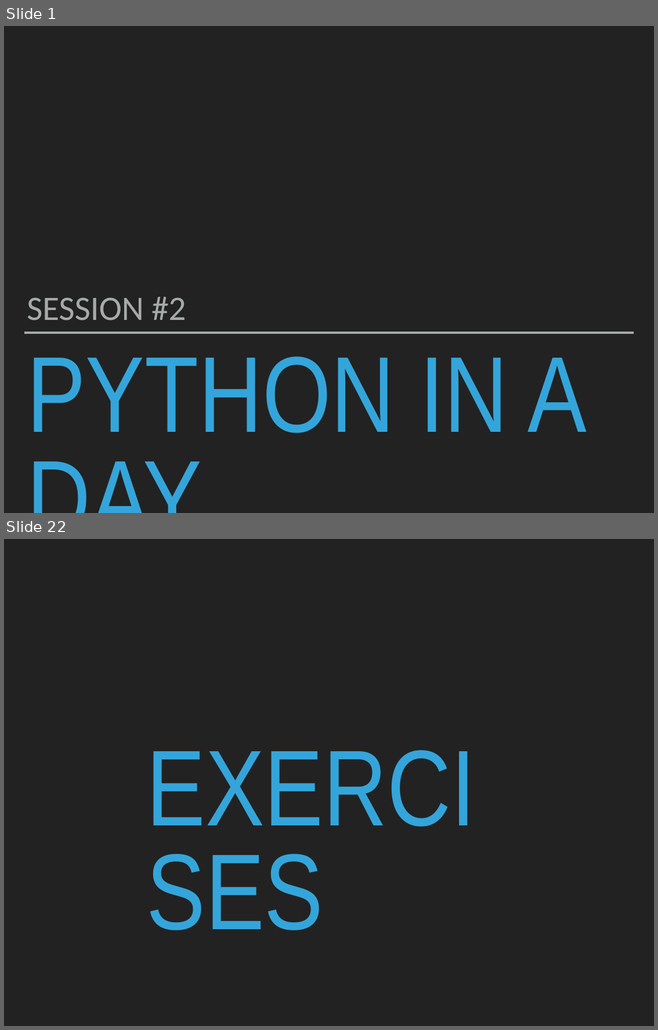
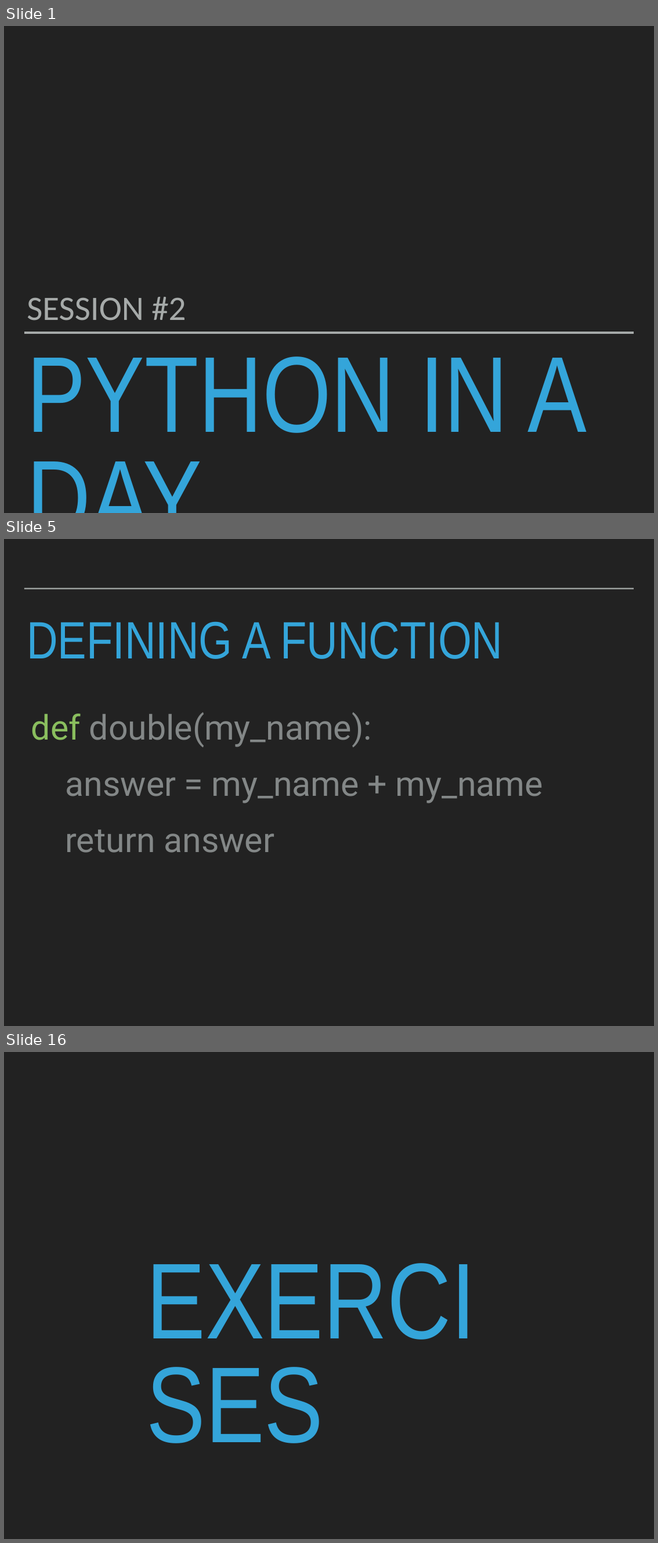
Before and after one commit to robcarrington/PythonInADay, a slide deck: Session2_Slides.pptx. Shown one above the other, each under a label of ours: slides 1 and 22 before the commit, slides 1, 5 and 16 after it; the slides between them are not shown. The pictures are 658x1030 and 658x1543 pixels, drawn with LibreOffice and Linux fonts; fonts in the diff are those of the drawing. Boxes give left, top, right and bottom in pixels: in the first picture for what was removed or moved away, otherwise in the second. Text is boxed around its words. In the diff, an @@ line names an element or a change of style, - is before the commit and + after.

```diff
--- a/Session2_Slides.pptx
+++ b/Session2_Slides.pptx
@@ slide 5 added at [4, 539, 654, 1026], background #222222 @@
@@ line added from (24, 589) to (633, 589), #A6AAA9 2 pt @@
@@ title added at [27, 622, 502, 659], 82.8 pt, text #34A5DA @@
+DEFINING A FUNCTION
@@ text added at [31, 712, 543, 853], 54 pt, text #838787 @@
+def double(my_name):
+answer = my_name + my_name
+return answer
@@ what was slide 22 is now slide 16 @@
```
Also in this commit, not shown: 22 other slides added, 56 slides removed, 2 other files.
